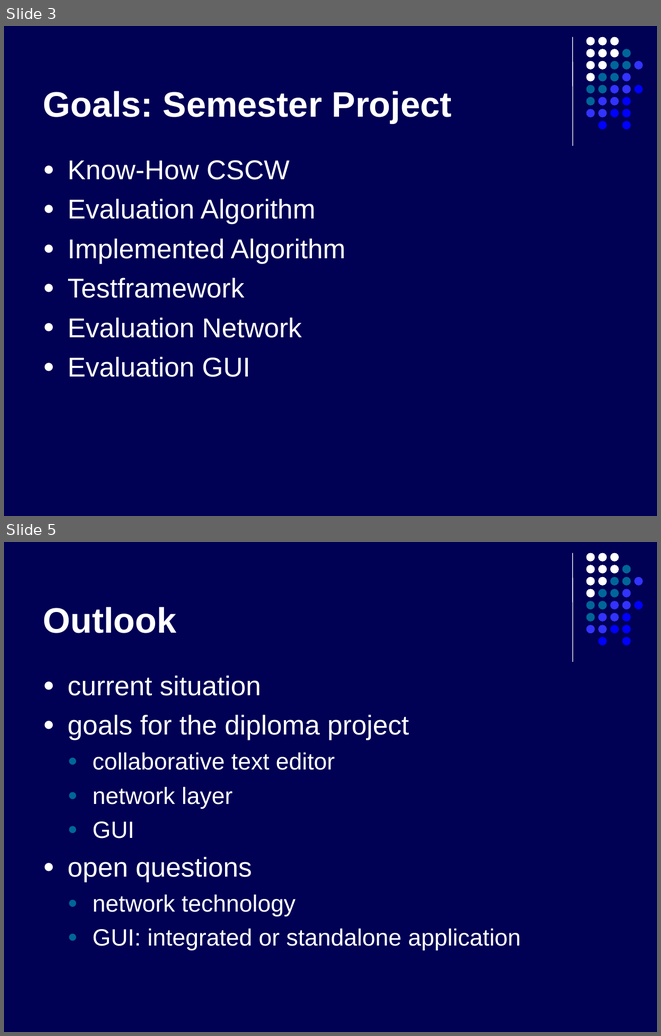
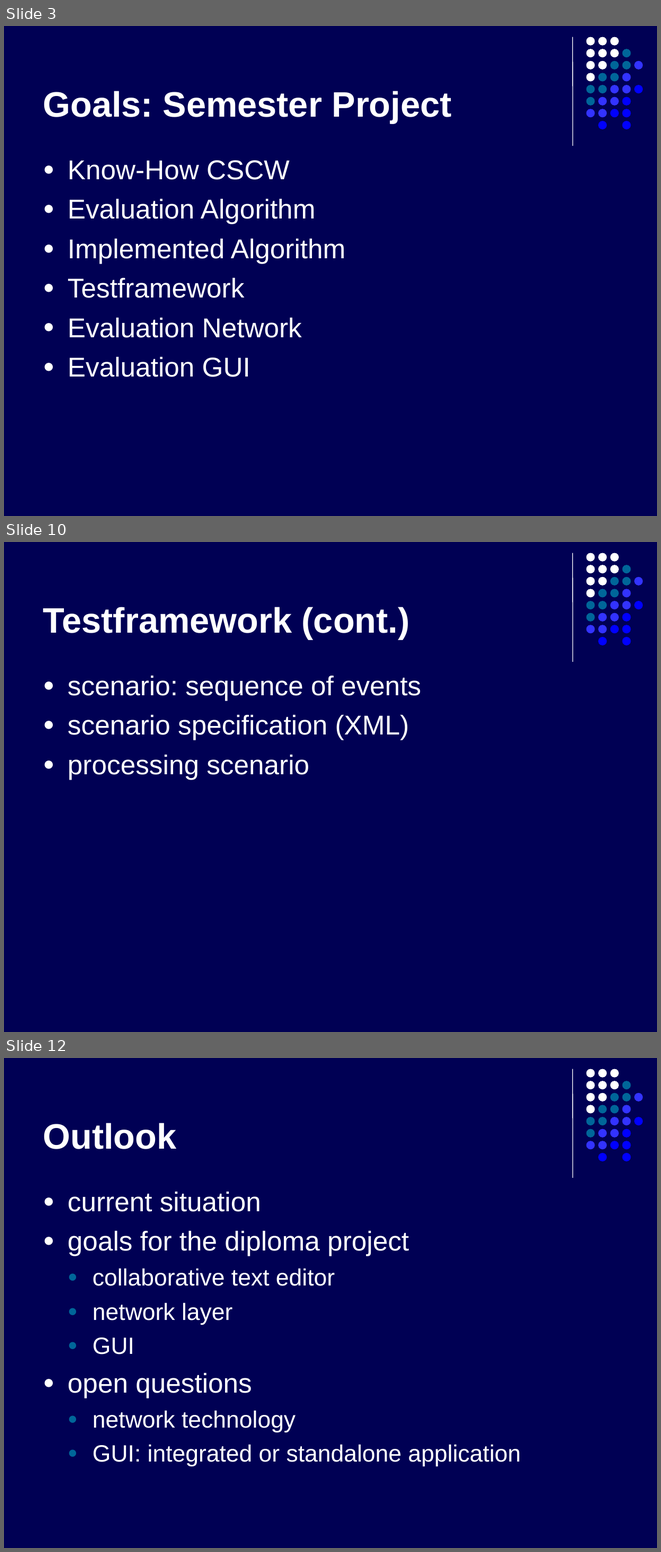
Before and after one commit to kyanha/ace, a slide deck: ace/trunk/doc/presentation/presentation.ppt. Shown one above the other, each under a label of ours: slides 3 and 5 before the commit, slides 3, 10 and 12 after it; the slides between them are not shown. The pictures are 661x1036 and 661x1552 pixels, drawn with LibreOffice and Linux fonts; fonts in the diff are those of the drawing. Boxes give left, top, right and bottom in pixels: in the first picture for what was removed or moved away, otherwise in the second. Text is boxed around its words. In the diff, an @@ line names an element or a change of style, - is before the commit and + after.

```diff
--- a/ace/trunk/doc/presentation/presentation.ppt
+++ b/ace/trunk/doc/presentation/presentation.ppt
@@ slide 10 added at (x1=4, y1=542, x2=657, y2=1032), background #000054; not listed: 32 template elements that a slide beside it also shows @@
@@ title added at (x1=43, y1=607, x2=410, y2=639), 39 pt, text #FFFFFF, bold @@
+Testframework (cont.)
@@ text added at (x1=68, y1=675, x2=421, y2=779), 30 pt, text #FFFFFF @@
+● scenario: sequence of events
+● scenario specification (XML)
+● processing scenario
@@ what was slide 5 is now slide 12 @@
```
Also in this commit, not shown: 1 slide changed, 6 other slides added.
